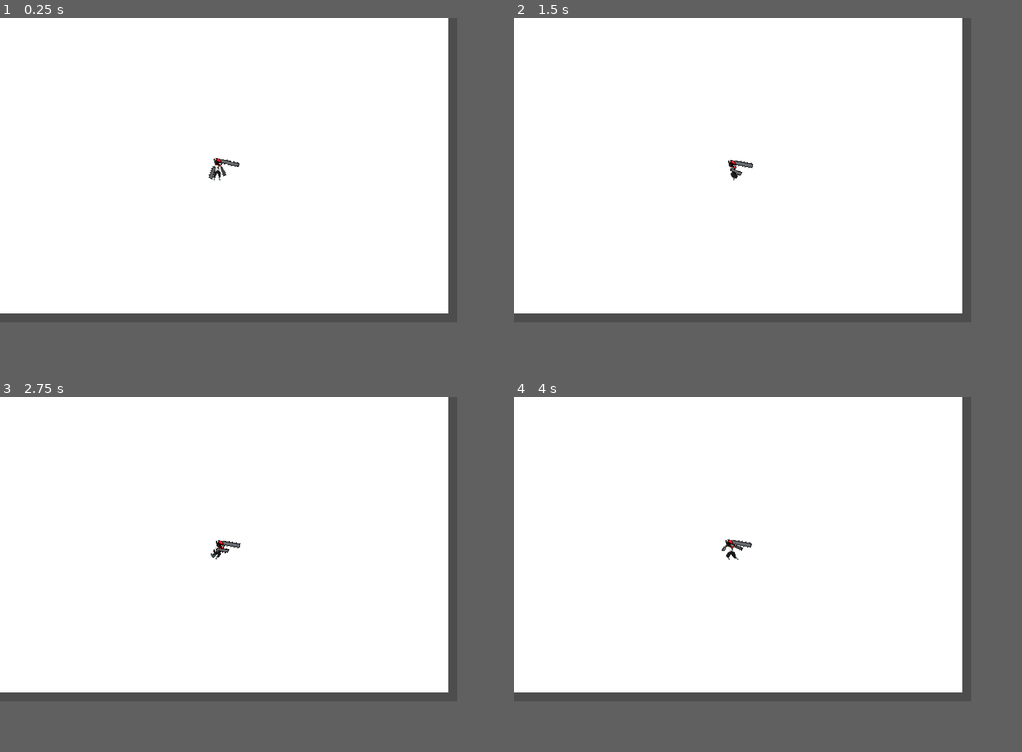
Above: before the commit, frames 1-4 (two rows, left to right).
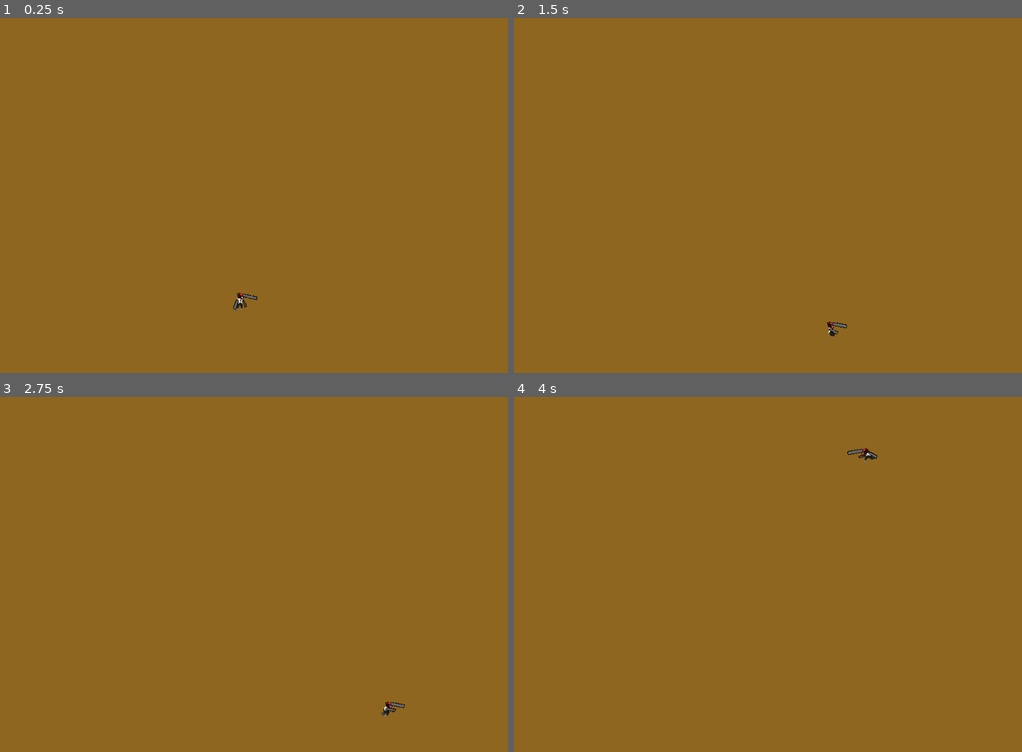
Above: after the commit, the same moments.

Repository: Josiassejod1/ChainSawMan
Game: Godot game, scene res://scenes/Main.tscn
Two runs of this game, one before a commit and one after it. Both use one fixed random seed, a clock stepped at 60 frames per second and the inputs below. Before the commit the project starts from res://Main.tscn.
Inputs:
- Up to frame 1 (0.25 s): no input
- Up to frame 2 (1.5 s): hold Right (ui_right) 0.53-1.28 s; hold Space (space) 0.53-1.28 s; hold Down (ui_down) from 1.28 s (still down); tap Space (space) at 1.35 s
- Up to frame 3 (2.75 s): release Down (ui_down) at 2.03 s; hold Right (ui_right) from 2.03 s (still down); hold Space (space) from 2.03 s (still down)
- Up to frame 4 (4 s): release Right (ui_right) at 2.78 s; release Space (space) at 2.78 s; hold Up (ui_up) 2.78-3.53 s; tap Space (space) at 2.85 s; hold Left (ui_left) from 3.53 s (still down); hold Space (space) from 3.53 s (still down)
In our replay, the window is 720x480 before the commit and 800x560 after it. These sizes can differ from the game's own. Grey fills any space a smaller window leaves; there, only what the larger window draws over its background counts as a difference.

The runs differ from the first frame. In frame 1, 77% of the frame differs, in the area x 0-90%, y 0-86%; in frame 2, 77%; in frame 3, 77%, in the area x 0-90%, y 0-91%; in frame 4, 77%.

Commit message:
restructure files and add player

Diff:
--- a/Main.tscn
+++ /dev/null
@@ -1,12 +0,0 @@
-[gd_scene load_steps=2 format=3 uid="uid://cgaxo6mv3dg7b"]
-
-[ext_resource type="PackedScene" uid="uid://c0ok2qiubykho" path="res://player.tscn" id="1_hr210"]
-
-[node name="Main" type="Node"]
-
-[node name="ColorRect" type="ColorRect" parent="."]
-offset_right = 706.0
-offset_bottom = 466.0
-
-[node name="Player" parent="." instance=ExtResource("1_hr210")]
-position = Vector2(350, 235)
--- a/project.godot
+++ b/project.godot
@@ -11,14 +11,14 @@
 [application]
 
 config/name="Chain Saw Man"
-run/main_scene="res://Main.tscn"
+run/main_scene="res://scenes/Main.tscn"
 config/features=PackedStringArray("4.1", "GL Compatibility")
 config/icon="res://icon.svg"
 
 [display]
 
-window/size/viewport_width=720
-window/size/viewport_height=480
+window/size/viewport_width=1000
+window/size/viewport_height=700
 window/stretch/mode="canvas_items"
 
 [input]
--- /dev/null
+++ b/scenes/Main.tscn
@@ -0,0 +1,23 @@
+[gd_scene load_steps=3 format=3 uid="uid://cgaxo6mv3dg7b"]
+
+[ext_resource type="PackedScene" uid="uid://c0ok2qiubykho" path="res://scenes/player.tscn" id="2_i77ks"]
+
+[sub_resource type="RectangleShape2D" id="RectangleShape2D_o47xe"]
+size = Vector2(1001, 66)
+
+[node name="Main" type="Node"]
+
+[node name="ColorRect" type="ColorRect" parent="."]
+custom_minimum_size = Vector2(1000, 700)
+offset_right = 1000.0
+offset_bottom = 700.0
+color = Color(0.560784, 0.4, 0.121569, 1)
+
+[node name="Player" parent="." instance=ExtResource("2_i77ks")]
+position = Vector2(480, 536)
+
+[node name="StaticBody2D" type="StaticBody2D" parent="."]
+
+[node name="CollisionShape2D" type="CollisionShape2D" parent="StaticBody2D"]
+position = Vector2(499.5, 664)
+shape = SubResource("RectangleShape2D_o47xe")
--- a/player.tscn
+++ b/scenes/player.tscn
@@ -1,162 +1,162 @@
 [gd_scene load_steps=48 format=3 uid="uid://c0ok2qiubykho"]
 
-[ext_resource type="Texture2D" uid="uid://1vgrhac2wct0" path="res://attack.png" id="1_10582"]
-[ext_resource type="Script" path="res://player.gd" id="1_q1uy4"]
-[ext_resource type="Texture2D" uid="uid://d25wtls18xis7" path="res://Idle.png" id="2_gnkel"]
-[ext_resource type="Texture2D" uid="uid://dbcea2kgvgn2p" path="res://jump.png" id="3_1qa5w"]
-[ext_resource type="Texture2D" uid="uid://cjudpdi8jjjxo" path="res://run.png" id="4_gf13f"]
-[ext_resource type="Texture2D" uid="uid://bo0cxpek2vsiw" path="res://slide.png" id="5_k2uf2"]
+[ext_resource type="Script" path="res://scripts/player.gd" id="1_0mn1n"]
+[ext_resource type="Texture2D" uid="uid://1vgrhac2wct0" path="res://assets/player/attack.png" id="2_jx1eq"]
+[ext_resource type="Texture2D" uid="uid://d25wtls18xis7" path="res://assets/player/Idle.png" id="3_ircf1"]
+[ext_resource type="Texture2D" uid="uid://dbcea2kgvgn2p" path="res://assets/player/jump.png" id="4_p8dui"]
+[ext_resource type="Texture2D" uid="uid://cjudpdi8jjjxo" path="res://assets/player/run.png" id="5_457mh"]
+[ext_resource type="Texture2D" uid="uid://bo0cxpek2vsiw" path="res://assets/player/slide.png" id="6_hscbc"]
 
 [sub_resource type="AtlasTexture" id="AtlasTexture_rx76l"]
-atlas = ExtResource("1_10582")
+atlas = ExtResource("2_jx1eq")
 region = Rect2(0, 0, 69, 44)
 
 [sub_resource type="AtlasTexture" id="AtlasTexture_yt6ni"]
-atlas = ExtResource("1_10582")
+atlas = ExtResource("2_jx1eq")
 region = Rect2(69, 0, 69, 44)
 
 [sub_resource type="AtlasTexture" id="AtlasTexture_xjkvu"]
-atlas = ExtResource("1_10582")
+atlas = ExtResource("2_jx1eq")
 region = Rect2(138, 0, 69, 44)
 
 [sub_resource type="AtlasTexture" id="AtlasTexture_3d45k"]
-atlas = ExtResource("1_10582")
+atlas = ExtResource("2_jx1eq")
 region = Rect2(207, 0, 69, 44)
 
 [sub_resource type="AtlasTexture" id="AtlasTexture_5wyep"]
-atlas = ExtResource("1_10582")
+atlas = ExtResource("2_jx1eq")
 region = Rect2(276, 0, 69, 44)
 
 [sub_resource type="AtlasTexture" id="AtlasTexture_qyicw"]
-atlas = ExtResource("1_10582")
+atlas = ExtResource("2_jx1eq")
 region = Rect2(345, 0, 69, 44)
 
 [sub_resource type="AtlasTexture" id="AtlasTexture_0agtk"]
-atlas = ExtResource("1_10582")
+atlas = ExtResource("2_jx1eq")
 region = Rect2(414, 0, 69, 44)
 
 [sub_resource type="AtlasTexture" id="AtlasTexture_dlllu"]
-atlas = ExtResource("1_10582")
+atlas = ExtResource("2_jx1eq")
 region = Rect2(483, 0, 69, 44)
 
 [sub_resource type="AtlasTexture" id="AtlasTexture_fah1c"]
-atlas = ExtResource("2_gnkel")
+atlas = ExtResource("3_ircf1")
 region = Rect2(0, 0, 69, 44)
 
 [sub_resource type="AtlasTexture" id="AtlasTexture_6dy7m"]
-atlas = ExtResource("2_gnkel")
+atlas = ExtResource("3_ircf1")
 region = Rect2(69, 0, 69, 44)
 
 [sub_resource type="AtlasTexture" id="AtlasTexture_1blme"]
-atlas = ExtResource("2_gnkel")
+atlas = ExtResource("3_ircf1")
 region = Rect2(138, 0, 69, 44)
 
 [sub_resource type="AtlasTexture" id="AtlasTexture_nrcvc"]
-atlas = ExtResource("2_gnkel")
+atlas = ExtResource("3_ircf1")
 region = Rect2(207, 0, 69, 44)
 
 [sub_resource type="AtlasTexture" id="AtlasTexture_84dwg"]
-atlas = ExtResource("2_gnkel")
+atlas = ExtResource("3_ircf1")
 region = Rect2(276, 0, 69, 44)
 
 [sub_resource type="AtlasTexture" id="AtlasTexture_xnoy0"]
-atlas = ExtResource("2_gnkel")
+atlas = ExtResource("3_ircf1")
 region = Rect2(345, 0, 69, 44)
 
 [sub_resource type="AtlasTexture" id="AtlasTexture_5xove"]
-atlas = ExtResource("3_1qa5w")
+atlas = ExtResource("4_p8dui")
 region = Rect2(0, 0, 69, 44)
 
 [sub_resource type="AtlasTexture" id="AtlasTexture_ni2d6"]
-atlas = ExtResource("3_1qa5w")
+atlas = ExtResource("4_p8dui")
 region = Rect2(69, 0, 69, 44)
 
 [sub_resource type="AtlasTexture" id="AtlasTexture_v5h6n"]
-atlas = ExtResource("3_1qa5w")
+atlas = ExtResource("4_p8dui")
 region = Rect2(138, 0, 69, 44)
 
 [sub_resource type="AtlasTexture" id="AtlasTexture_rj1qa"]
-atlas = ExtResource("3_1qa5w")
+atlas = ExtResource("4_p8dui")
 region = Rect2(207, 0, 69, 44)
 
 [sub_resource type="AtlasTexture" id="AtlasTexture_waaln"]
-atlas = ExtResource("3_1qa5w")
+atlas = ExtResource("4_p8dui")
 region = Rect2(276, 0, 69, 44)
 
 [sub_resource type="AtlasTexture" id="AtlasTexture_idcer"]
-atlas = ExtResource("3_1qa5w")
+atlas = ExtResource("4_p8dui")
 region = Rect2(345, 0, 69, 44)
 
 [sub_resource type="AtlasTexture" id="AtlasTexture_2vrr2"]
-atlas = ExtResource("3_1qa5w")
+atlas = ExtResource("4_p8dui")
 region = Rect2(414, 0, 69, 44)
 
 [sub_resource type="AtlasTexture" id="AtlasTexture_3vlot"]
-atlas = ExtResource("3_1qa5w")
+atlas = ExtResource("4_p8dui")
 region = Rect2(483, 0, 69, 44)
 
 [sub_resource type="AtlasTexture" id="AtlasTexture_gdc0n"]
-atlas = ExtResource("3_1qa5w")
+atlas = ExtResource("4_p8dui")
 region = Rect2(552, 0, 69, 44)
 
 [sub_resource type="AtlasTexture" id="AtlasTexture_uvhr4"]
-atlas = ExtResource("4_gf13f")
+atlas = ExtResource("5_457mh")
 region = Rect2(0, 0, 69, 44)
 
 [sub_resource type="AtlasTexture" id="AtlasTexture_sjnxj"]
-atlas = ExtResource("4_gf13f")
+atlas = ExtResource("5_457mh")
 region = Rect2(69, 0, 69, 44)
 
 [sub_resource type="AtlasTexture" id="AtlasTexture_sdqhx"]
-atlas = ExtResource("4_gf13f")
+atlas = ExtResource("5_457mh")
 region = Rect2(138, 0, 69, 44)
 
 [sub_resource type="AtlasTexture" id="AtlasTexture_v01hf"]
-atlas = ExtResource("4_gf13f")
+atlas = ExtResource("5_457mh")
 region = Rect2(207, 0, 69, 44)
 
 [sub_resource type="AtlasTexture" id="AtlasTexture_i16j4"]
-atlas = ExtResource("4_gf13f")
+atlas = ExtResource("5_457mh")
 region = Rect2(276, 0, 69, 44)
 
 [sub_resource type="AtlasTexture" id="AtlasTexture_ivrak"]
-atlas = ExtResource("4_gf13f")
+atlas = ExtResource("5_457mh")
 region = Rect2(345, 0, 69, 44)
 
 [sub_resource type="AtlasTexture" id="AtlasTexture_2lha8"]
-atlas = ExtResource("4_gf13f")
+atlas = ExtResource("5_457mh")
 region = Rect2(414, 0, 69, 44)
 
 [sub_resource type="AtlasTexture" id="AtlasTexture_yphxd"]
-atlas = ExtResource("4_gf13f")
+atlas = ExtResource("5_457mh")
 region = Rect2(483, 0, 69, 44)
 
 [sub_resource type="AtlasTexture" id="AtlasTexture_u0xyl"]
-atlas = ExtResource("5_k2uf2")
+atlas = ExtResource("6_hscbc")
 region = Rect2(0, 0, 69, 44)
 
 [sub_resource type="AtlasTexture" id="AtlasTexture_rdnc0"]
-atlas = ExtResource("5_k2uf2")
+atlas = ExtResource("6_hscbc")
 region = Rect2(69, 0, 69, 44)
 
 [sub_resource type="AtlasTexture" id="AtlasTexture_jq06l"]
-atlas = ExtResource("5_k2uf2")
+atlas = ExtResource("6_hscbc")
 region = Rect2(138, 0, 69, 44)
 
 [sub_resource type="AtlasTexture" id="AtlasTexture_qjmxy"]
-atlas = ExtResource("5_k2uf2")
+atlas = ExtResource("6_hscbc")
 region = Rect2(207, 0, 69, 44)
 
 [sub_resource type="AtlasTexture" id="AtlasTexture_wkl2v"]
-atlas = ExtResource("5_k2uf2")
+atlas = ExtResource("6_hscbc")
 region = Rect2(276, 0, 69, 44)
 
 [sub_resource type="AtlasTexture" id="AtlasTexture_1b31e"]
-atlas = ExtResource("5_k2uf2")
+atlas = ExtResource("6_hscbc")
 region = Rect2(345, 0, 69, 44)
 
 [sub_resource type="AtlasTexture" id="AtlasTexture_uqngb"]
-atlas = ExtResource("5_k2uf2")
+atlas = ExtResource("6_hscbc")
 region = Rect2(414, 0, 69, 44)
 
 [sub_resource type="SpriteFrames" id="SpriteFrames_5vr2s"]
@@ -331,12 +331,12 @@
 size = Vector2(44, 34)
 
 [node name="Player" type="CharacterBody2D"]
-script = ExtResource("1_q1uy4")
+script = ExtResource("1_0mn1n")
 
 [node name="animation" type="AnimatedSprite2D" parent="."]
 sprite_frames = SubResource("SpriteFrames_5vr2s")
 animation = &"idle"
-frame_progress = 0.430449
+frame_progress = 0.478975
 script = SubResource("GDScript_xs5p6")
 
 [node name="CollisionShape2D" type="CollisionShape2D" parent="."]
--- a/player.gd
+++ b/scripts/player.gd
@@ -2,38 +2,46 @@
 
 
 const SPEED = 300.0
-const JUMP_VELOCITY = -400.0
 
 # Get the gravity from the project settings to be synced with RigidBody nodes.
-var gravity = ProjectSettings.get_setting("physics/2d/default_gravity")
+var GRAVITY = 10
+var JUMP = 25
 
 
 @onready var _animated_sprite = $animation
 # Called when the node enters the scene tree for the first time.
 
-@export var speed = 400
+@export var speed = 200
 var screen_size
 
 func _ready():
 	screen_size = get_viewport_rect().size
 
-
+func _physics_process(delta):
+	velocity.y += GRAVITY
+	if Input.is_action_pressed("ui_up"):
+		_animated_sprite.play("jump")
+		velocity.y += -JUMP
+	move_and_slide()
 # Called every frame. 'delta' is the elapsed time since the previous frame.
 func _process(delta):
 	var velocity = Vector2.ZERO # The player's movement vector.
 
-	if Input.is_action_pressed("ui_up"):
-		_animated_sprite.play("jump")
-		velocity.y += 1
-	elif Input.is_action_pressed("ui_down"):
+	if Input.is_action_pressed("ui_down"):
 		_animated_sprite.play("slide")
 	elif Input.is_action_pressed("ui_right"):
 		velocity.x += 1
+		_animated_sprite.flip_h = false
+		_animated_sprite.play("run")
+	elif Input.is_action_pressed("ui_left"):
+		velocity.x += -1
+		_animated_sprite.flip_h = true
 		_animated_sprite.play("run")
 	elif Input.is_action_pressed("space"):
 		_animated_sprite.play("attack")
 	else:
 		_animated_sprite.play("idle")
 
-	position += velocity * delta
-	position = position.clamp(Vector2.ZERO, screen_size)
+	position += velocity * delta * speed
+	position.x =  clamp(position.x, 0, screen_size.x)
+	position.y =  clamp(position.y, 0, screen_size.y)
Binary file added: assets/hotel.png
Not shown, changed: assets/hotel.png.import
Renamed: Idle.png -> assets/player/Idle.png
Not shown, changed: assets/player/Idle.png.import
Renamed: attack.png -> assets/player/attack.png
Not shown, added: assets/player/attack.png.import
Renamed: jump.png -> assets/player/jump.png
Not shown, changed: assets/player/jump.png.import
Renamed: run.png -> assets/player/run.png
Not shown, changed: assets/player/run.png.import
Renamed: slide.png -> assets/player/slide.png
Not shown, changed: assets/player/slide.png.import
